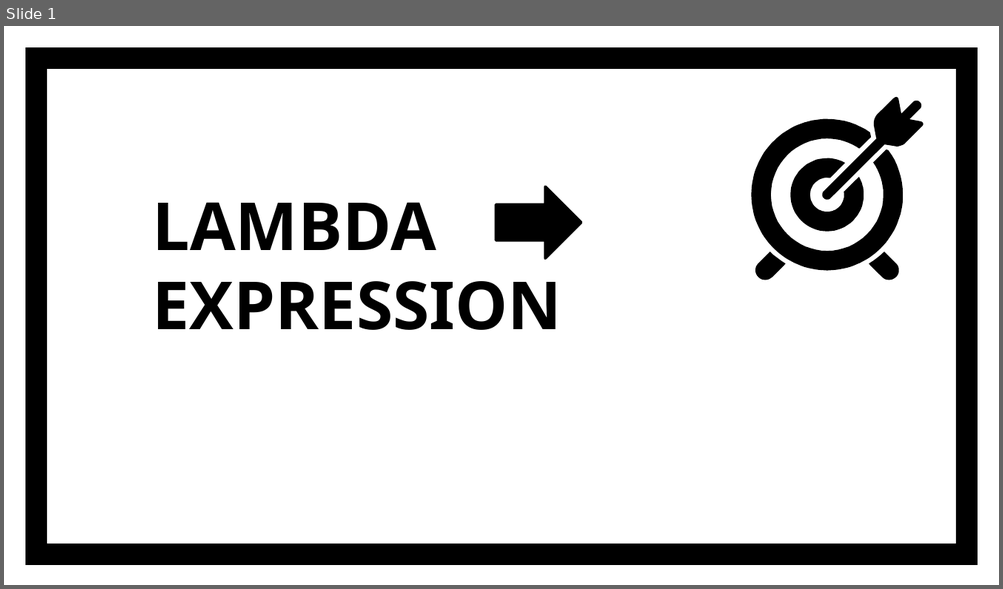
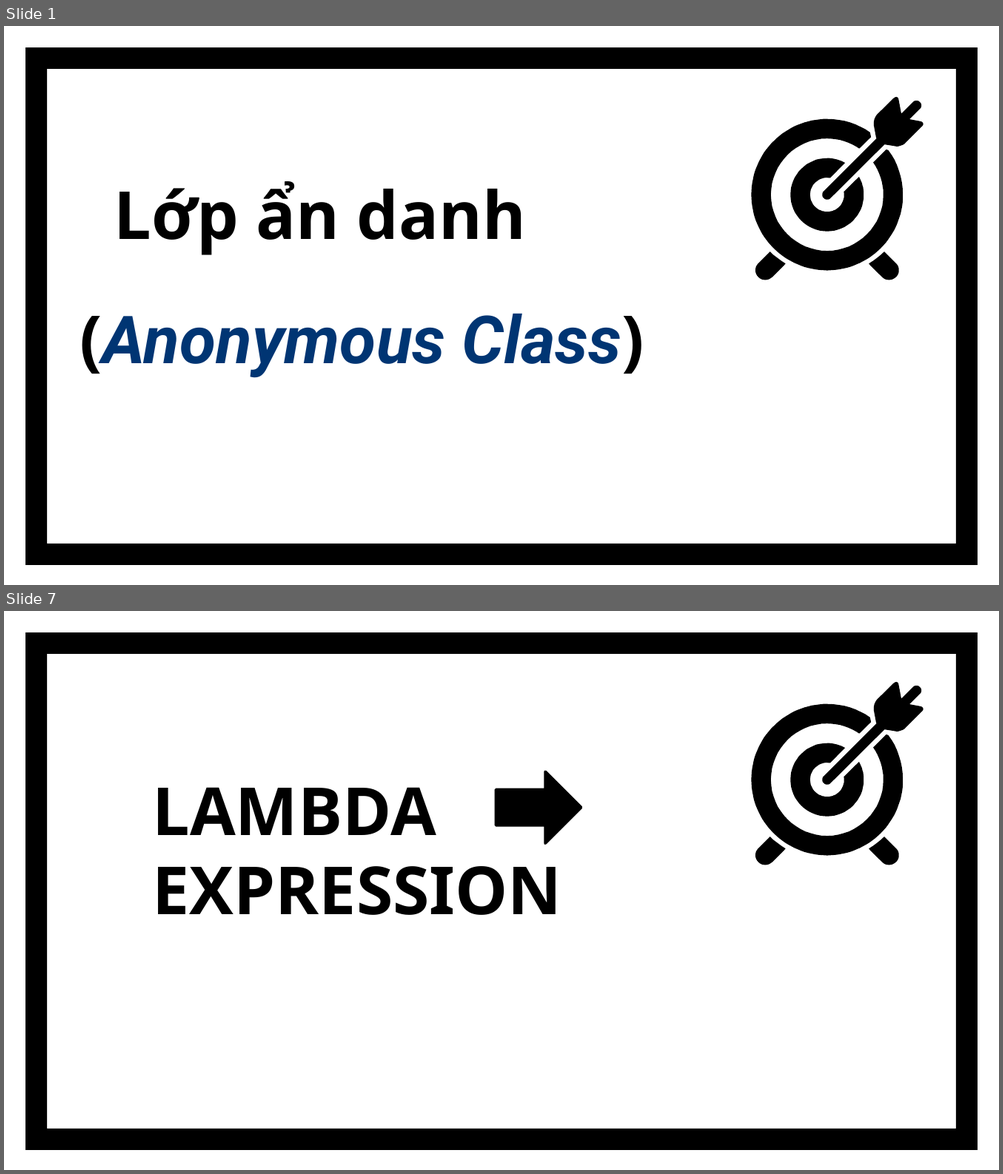
Before and after one commit to GiaHao810/Nhom3, a slide deck: ProjectNhom3/src/baocaogiuaki/lambda/Lambda.pptx. Shown one above the other, each under a label of ours: slide 1 before the commit, slides 1 and 7 after it; the slides between them are not shown. The pictures are 1003x589 and 1003x1174 pixels, drawn with LibreOffice and Linux fonts; fonts in the diff are those of the drawing. Boxes give left, top, right and bottom in pixels: in the first picture for what was removed or moved away, otherwise in the second. Text is boxed around its words. In the diff, an @@ line names an element or a change of style, - is before the commit and + after.

```diff
--- a/ProjectNhom3/src/baocaogiuaki/lambda/Lambda.pptx
+++ b/ProjectNhom3/src/baocaogiuaki/lambda/Lambda.pptx
@@ slide 1 added at box(4, 26, 999, 585), background #FFFFFF; not listed: 1 template element that a slide beside it also shows @@
@@ group added at box(751, 96, 922, 281): 5 freeform shapes @@
@@ title added at box(114, 181, 526, 255), 48 pt, text #000000, bold @@
+Lớp ẩn danh
@@ text added at box(79, 313, 644, 378), 48 pt, text #003573, bold, italic @@
+(Anonymous Class)
@@ what was slide 1 is now slide 7 @@
```
Also in this commit, not shown: 5 other slides added, 7 other files.
